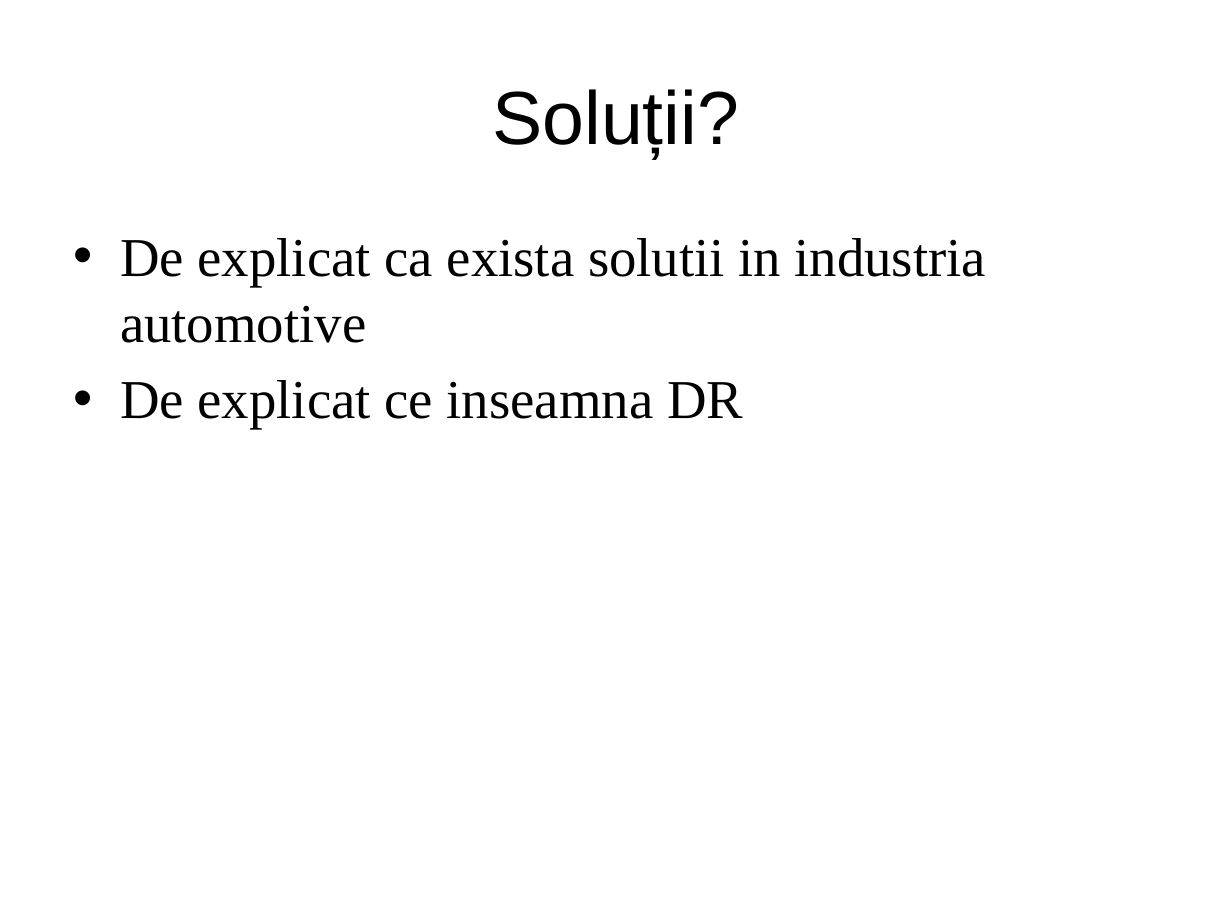
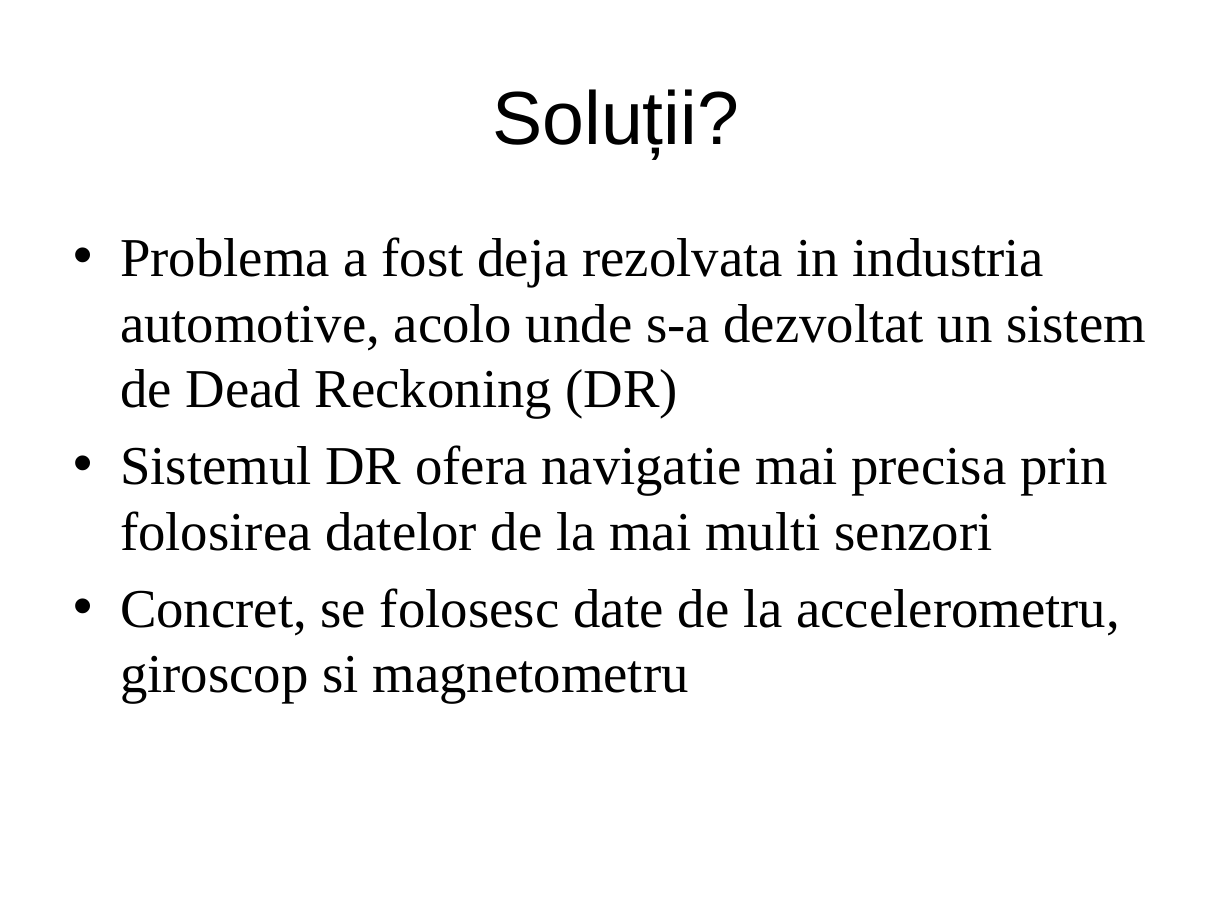
Before and after one commit to VirgilBarcan/InsideNAV, a slide deck: slide 4 of docs/prezentare.pptx. Drawn at 1232x924 pixels with LibreOffice and Linux fonts; fonts in the diff are those of the drawing. Boxes give left, top, right and bottom in pixels: in the first picture for what was removed or moved away, otherwise in the second. Text is boxed around its words. In the diff, an @@ line names an element or a change of style, - is before the commit and + after.

```diff
--- a/docs/prezentare.pptx
+++ b/docs/prezentare.pptx
@@ text at bbox=[120, 237, 1146, 703]: text changed @@
-• De explicat ca exista solutii in industria automotive
-• De explicat ce inseamna DR
+• Problema a fost deja rezolvata in industria automotive, acolo unde s-a dezvoltat un sistem de Dead Reckoning (DR)
+• Sistemul DR ofera navigatie mai precisa prin folosirea datelor de la mai multi senzori
+• Concret, se folosesc date de la accelerometru, giroscop si magnetometru
```
Also in this commit, not shown: 2 other slides changed, 2 slides added, 2 slides removed.
